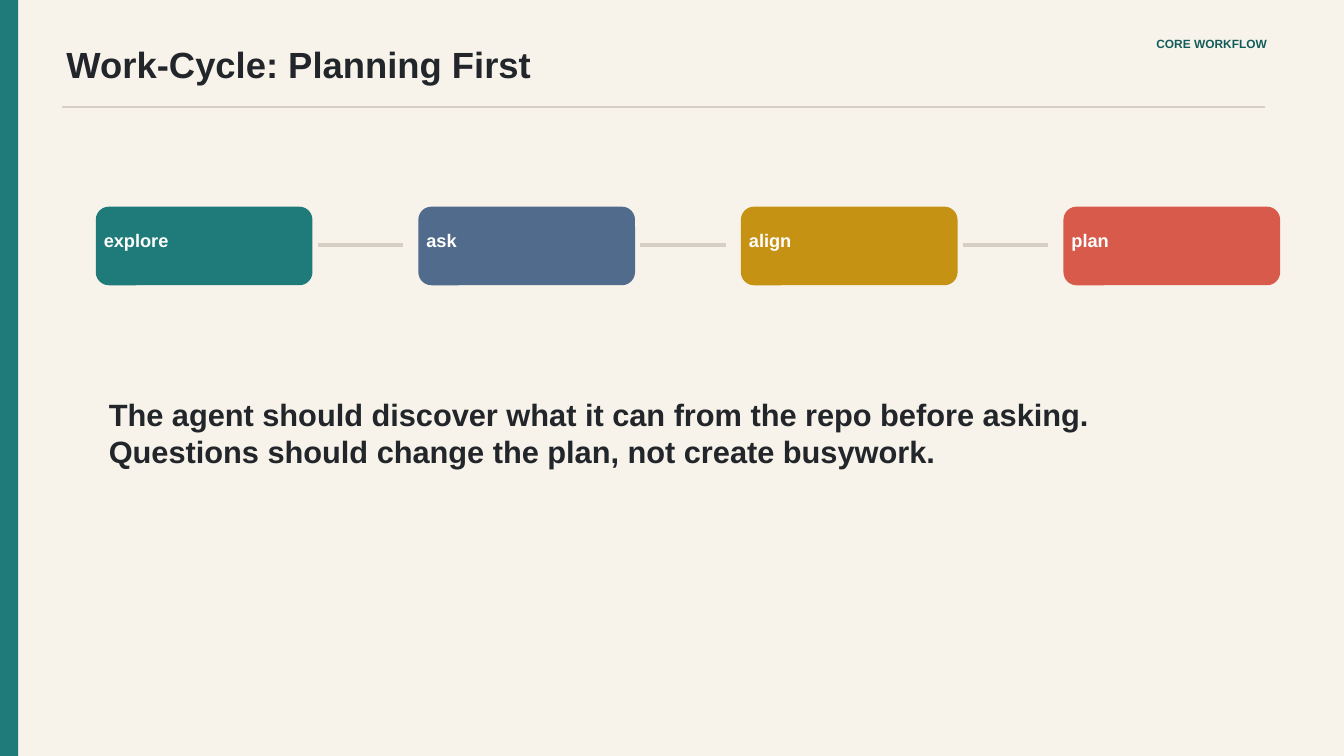
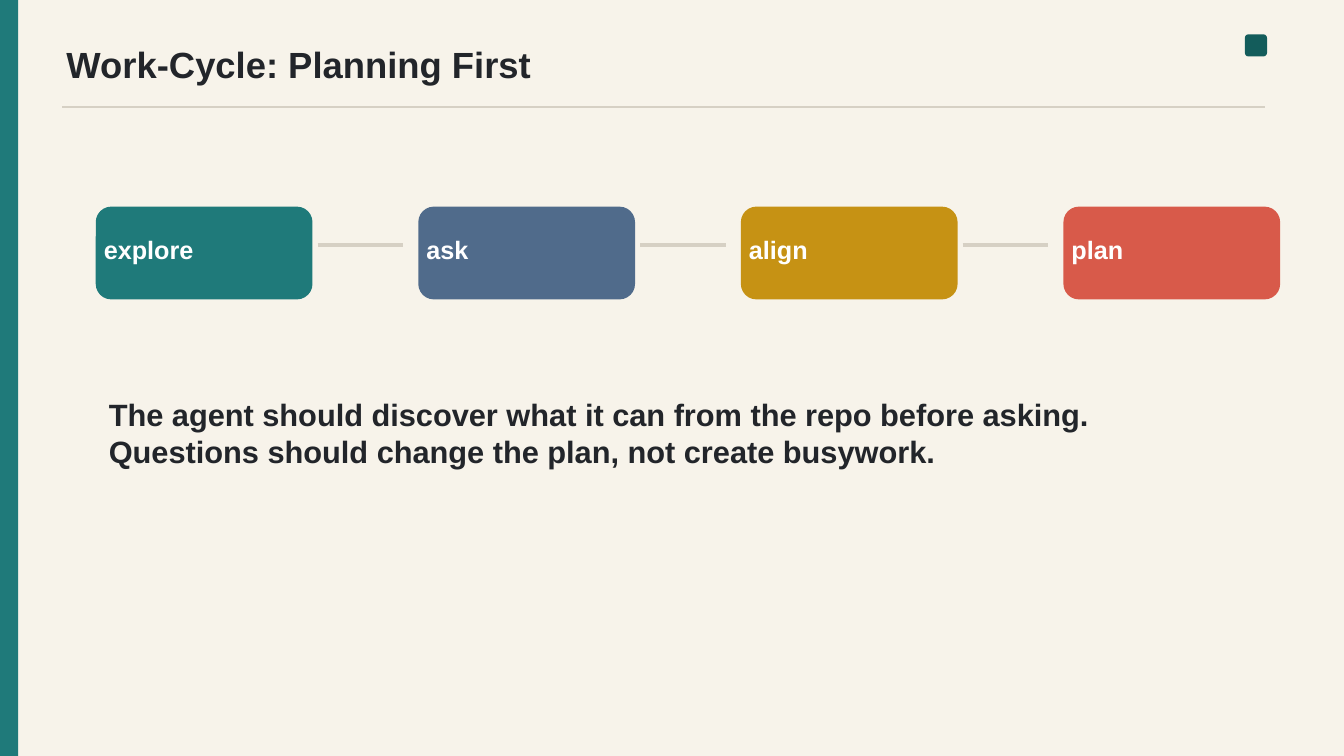
Before and after one commit to oclb/oconnorlab-agent-config, a slide deck: slide 20 of presentations/lab-agent-config-update/lab-agent-config-update.pptx (slide 19 before the commit). Drawn at 1344x756 pixels with LibreOffice and Linux fonts; fonts in the diff are those of the drawing. Boxes give left, top, right and bottom in pixels: in the first picture for what was removed or moved away, otherwise in the second. Text is boxed around its words. In the diff, an @@ line names an element or a change of style, - is before the commit and + after.

```diff
--- a/presentations/lab-agent-config-update/lab-agent-config-update.pptx
+++ b/presentations/lab-agent-config-update/lab-agent-config-update.pptx
@@ text removed at bbox=[1156, 39, 1267, 48] @@
-CORE WORKFLOW
@@ rounded rectangle added at bbox=[1245, 34, 1267, 56], fill #135C5B @@
@@ rounded rectangle: place and size @@
-rounded rectangle at bbox=[96, 207, 313, 285]
+rounded rectangle at bbox=[96, 207, 313, 299]
@@ rounded rectangle: place and size @@
-rounded rectangle at bbox=[418, 207, 635, 285]
+rounded rectangle at bbox=[418, 207, 635, 299]
@@ rounded rectangle: place and size @@
-rounded rectangle at bbox=[741, 207, 958, 285]
+rounded rectangle at bbox=[741, 207, 958, 299]
@@ rounded rectangle: place and size @@
-rounded rectangle at bbox=[1064, 207, 1280, 285]
+rounded rectangle at bbox=[1064, 207, 1280, 299]
@@ size 13 to 18 pt in 4 elements at bbox=[104, 240, 194, 264], bbox=[426, 240, 468, 260], bbox=[749, 240, 808, 264], bbox=[1071, 240, 1123, 264] @@
```
Also in this commit, not shown: 28 other slides changed, 1 slide added, 22 other files.
